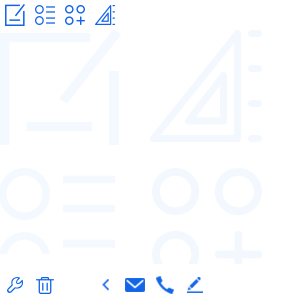
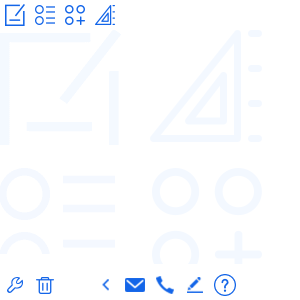
The second 300px x 300px image is a revision of the first. Changes to its layers:
added layer "问号圆" above "图层 19" over box(214, 274, 236, 296)
